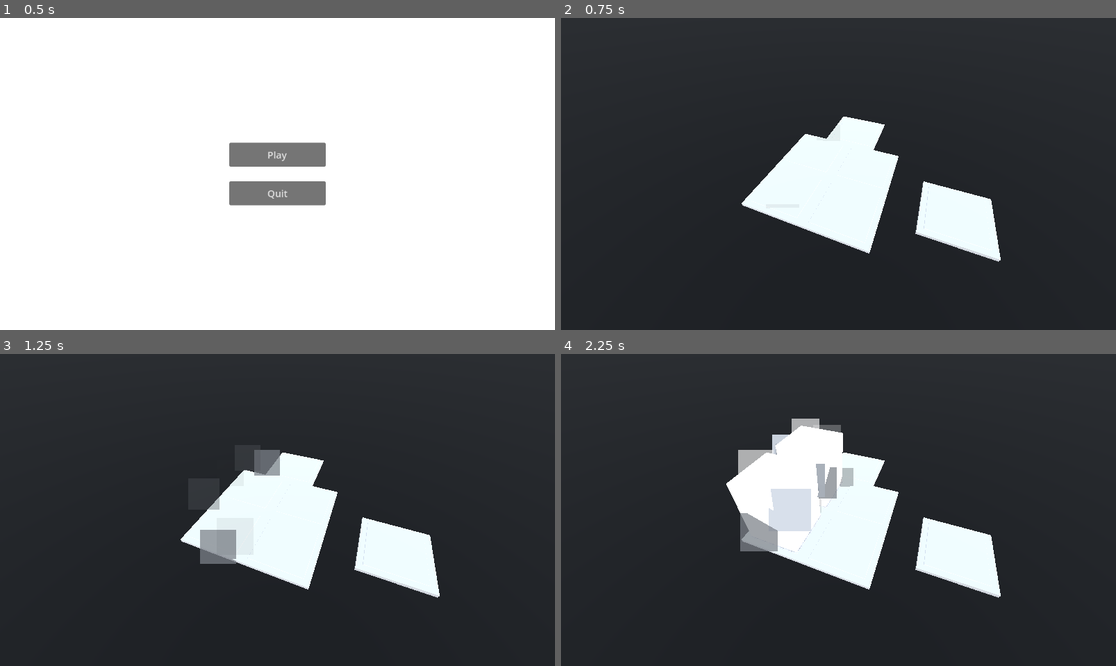
Above: before the commit, frames 1-4 (two rows, left to right).
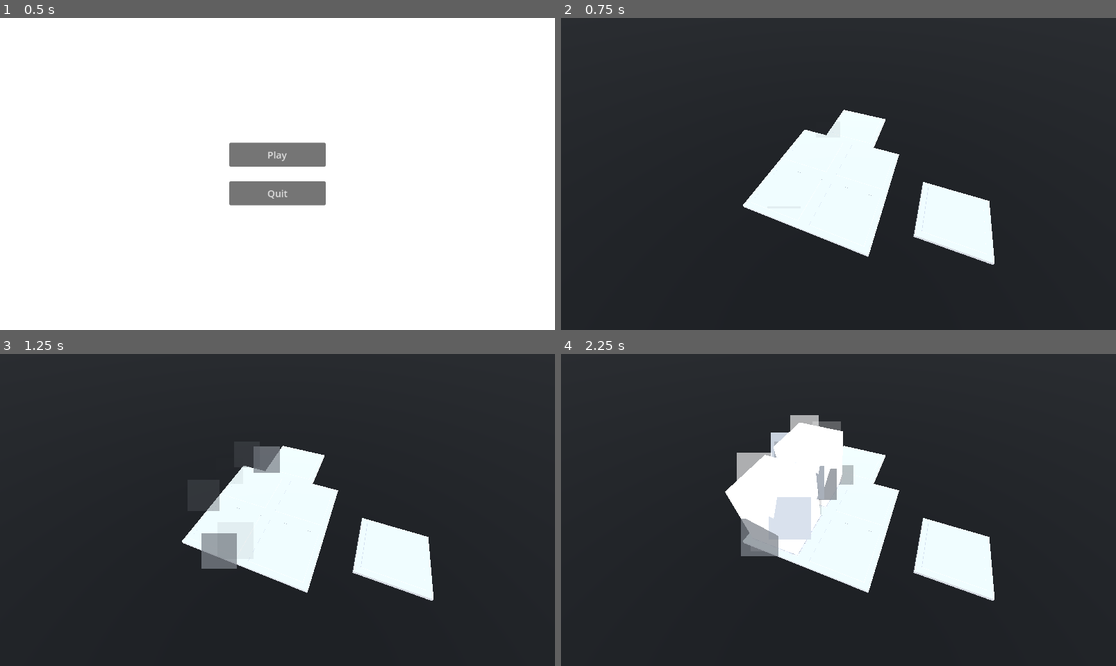
Above: after the commit, the same moments.

Repository: Ieida/Buddy-Up-Jam-Winter-2024
Game: Godot game, scene res://main_menu/main_menu.tscn
Same seed, same stepped clock (60 frames per second), same inputs: the game is played once before the commit and once after it.
Inputs (mouse positions are in pixels of both pictures, inside the frame that each line leads up to):
- Up to frame 1 (0.5 s): no input
- Up to frame 2 (0.75 s): click "Play" at 0.5 s
- Up to frame 3 (1.25 s): no input
- Up to frame 4 (2.25 s): move the mouse to (960, 494) at 1.27 s; move the mouse to (727, 525) at 2.02 s

Frame 1 is identical in both runs. In frame 2, 1.2% of the frame differs, in the area x 32-80%, y 29-80%; in frame 3, 1.5%; in frame 4, 2.3%, in the area x 29-80%, y 19-80%.
Error before the commit: Invalid access to property or key 'rotation_degrees' on a base object of type 'null instance'. (res://player/camera/player_camera.tscn::GDScript_h7463:28)

Commit message:
Update player_camera.tscn

Diff:
--- a/player/camera/player_camera.tscn
+++ b/player/camera/player_camera.tscn
@@ -161,8 +161,8 @@
 [node name="Camera3D" type="Camera3D" parent="." node_paths=PackedStringArray("pivot", "raycast")]
 transform = Transform3D(1, 0, 0, 0, 1, 0, 0, 0, 1, 0, 0, 6)
 script = SubResource("GDScript_h7463")
-pivot = NodePath("")
-raycast = NodePath("")
+pivot = NodePath("..")
+raycast = NodePath("RayCast3D")
 zoom_min = 4.0
 pan_bounds = Vector3(5, 0, 5)
 
